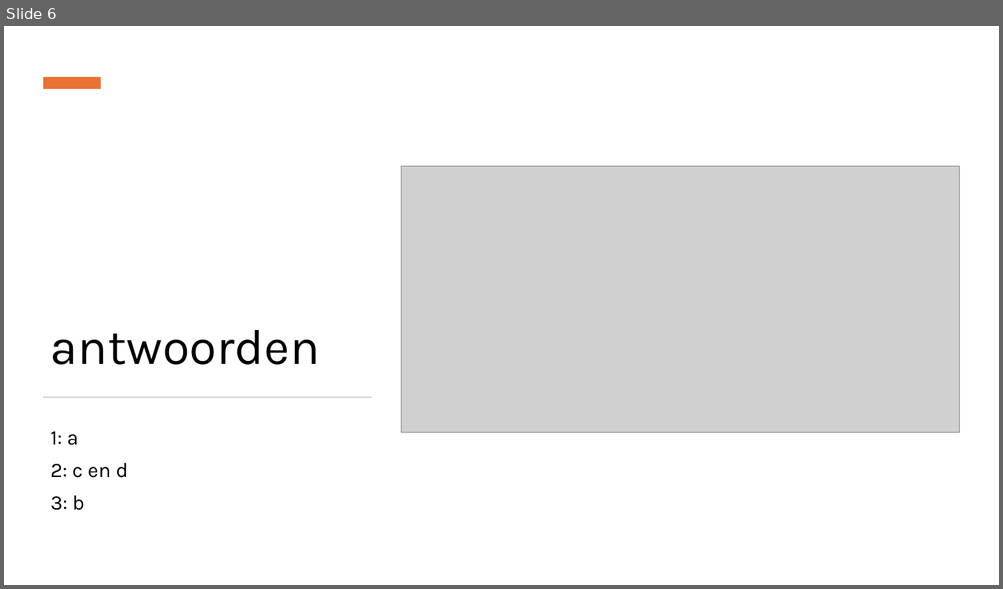
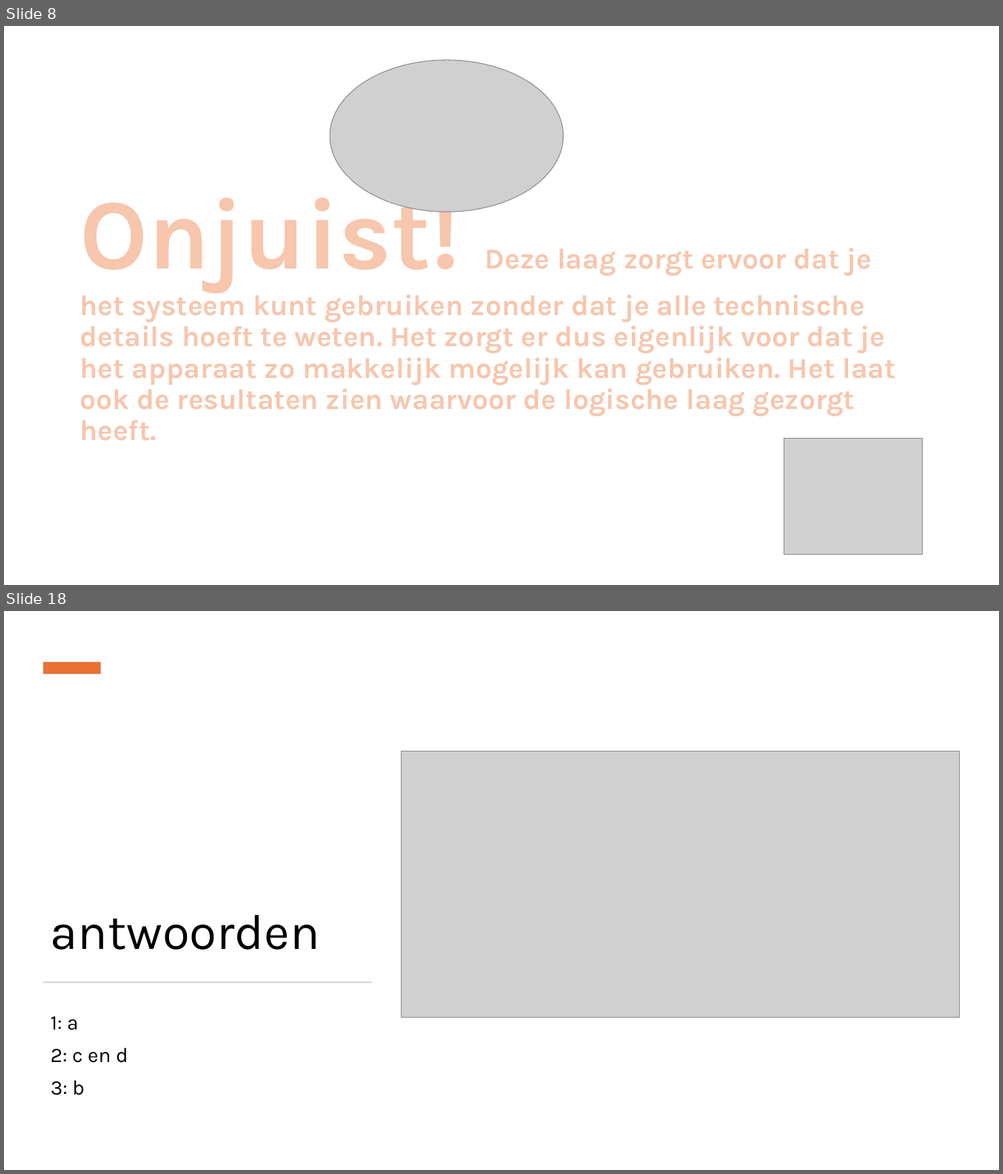
Before and after one commit to Dylan832009/Dylan832009.github.io, a slide deck: presentatie drielagen model.pptx. Shown one above the other, each under a label of ours: slide 6 before the commit, slides 8 and 18 after it; the slides between them are not shown. The pictures are 1003x589 and 1003x1174 pixels, drawn with LibreOffice and Linux fonts; fonts in the diff are those of the drawing; grey boxes stand for pictures. Boxes give left, top, right and bottom in pixels: in the first picture for what was removed or moved away, otherwise in the second. Text is boxed around its words. In the diff, an @@ line names an element or a change of style, - is before the commit and + after.

```diff
--- a/presentatie drielagen model.pptx
+++ b/presentatie drielagen model.pptx
@@ slide 8 added at box(4, 26, 999, 585), background #FFFFFF @@
@@ picture added at box(330, 60, 563, 212) @@
@@ title added at box(79, 179, 896, 441), 27.9 pt, text #F6C6AD, bold @@
+Onjuist! Deze laag zorgt ervoor dat je het systeem kunt gebruiken zonder dat je alle technische details hoeft te weten. Het zorgt er dus eigenlijk voor dat je het apparaat zo makkelijk mogelijk kan gebruiken. Het laat ook de resultaten zien waarvoor de logische laag gezorgt heeft.
@@ picture added at box(785, 439, 922, 554) @@
@@ what was slide 6 is now slide 18 @@
```
Also in this commit, not shown: 2 slides changed, 11 other slides added.
